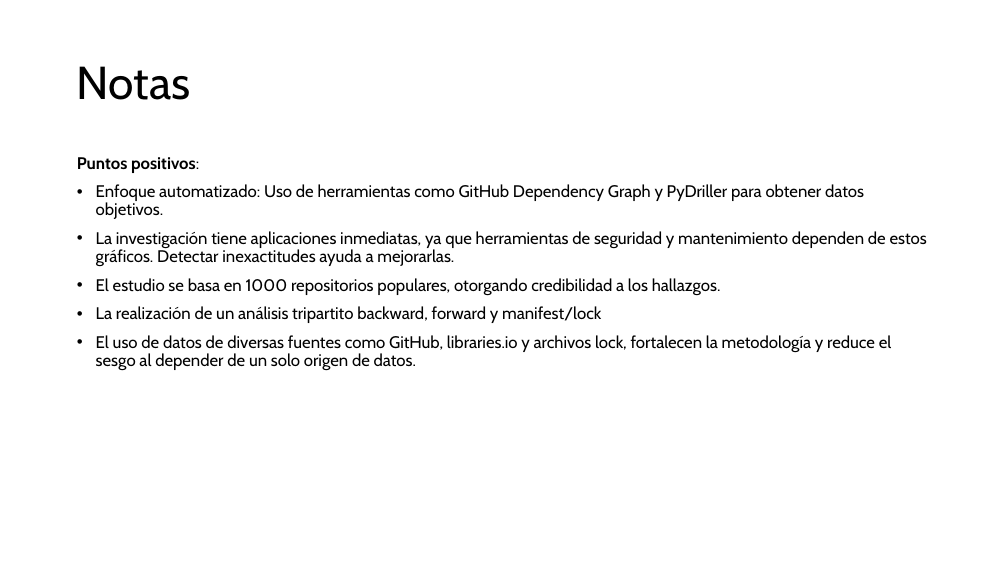
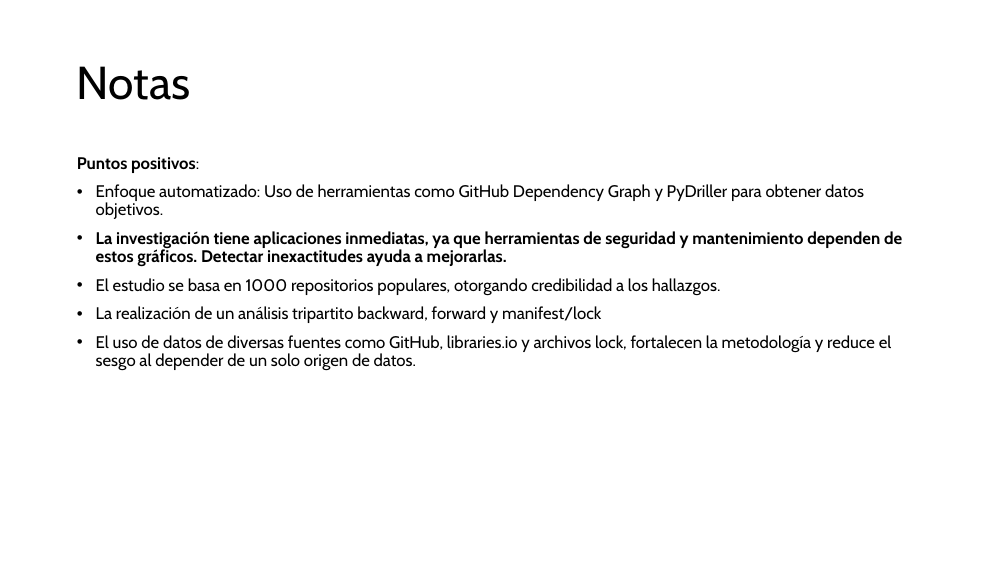
Before and after one commit to dci-courses/ime310, a slide deck: slide 3 of reviews/s3_resumen.pptx. Drawn at 1008x567 pixels with LibreOffice and Linux fonts; fonts in the diff are those of the drawing. Boxes give left, top, right and bottom in pixels: in the first picture for what was removed or moved away, otherwise in the second. Text is boxed around its words. In the diff, an @@ line names an element or a change of style, - is before the commit and + after.

```diff
--- a/reviews/s3_resumen.pptx
+++ b/reviews/s3_resumen.pptx
@@ text at (96,231,902,267): bold on in "La investigación tiene aplicaciones inmediatas, ya que ..." @@
```
Also in this commit, not shown: 3 other slides changed, 3 other files.
